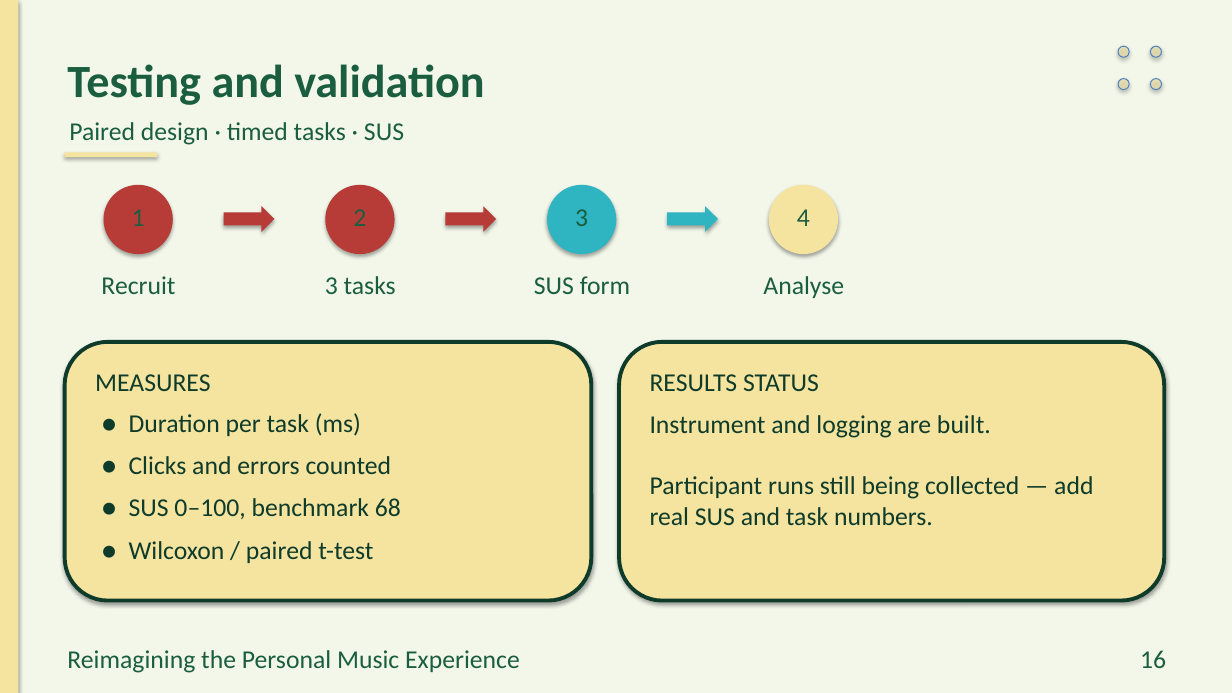
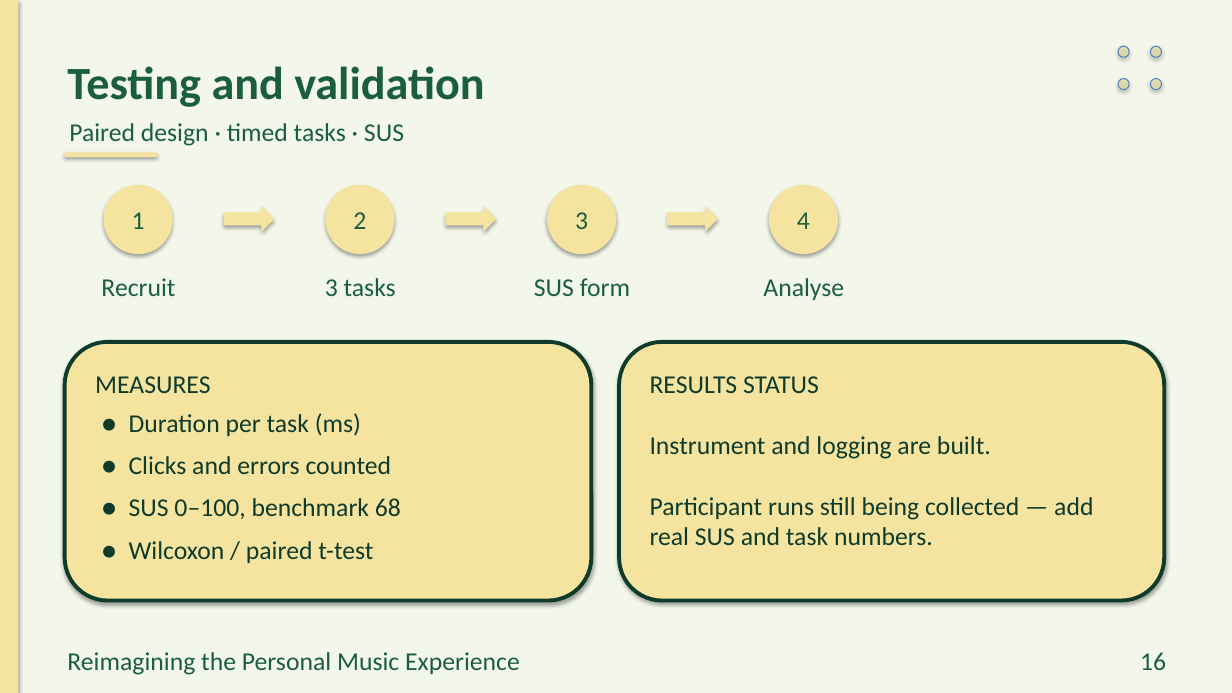
Before and after one commit to preet-kamdar/design-thinking-sem3, a slide deck: slide 16 of docs/Presentation.pptx. Drawn at 1232x693 pixels with LibreOffice and Linux fonts; fonts in the diff are those of the drawing. Boxes give left, top, right and bottom in pixels: in the first picture for what was removed or moved away, otherwise in the second. Text is boxed around its words. In the diff, an @@ line names an element or a change of style, - is before the commit and + after.

```diff
--- a/docs/Presentation.pptx
+++ b/docs/Presentation.pptx
@@ fill #B73B36 to #F5E3A0 in 4 elements at box(104, 185, 173, 254), box(224, 206, 274, 232), box(325, 185, 395, 254), box(445, 206, 496, 232) @@
@@ ellipse at box(547, 185, 616, 254): fill #2FB4C2 to #F5E3A0 @@
@@ right arrow at box(667, 206, 718, 232): fill #2FB4C2 to #F5E3A0 @@
@@ less space between paragraphs; vertical alignment top to middle in 8 elements at box(101, 278, 175, 296), box(325, 278, 396, 296), box(534, 278, 630, 296), box(763, 278, 844, 300), box(132, 212, 145, 229), box(353, 212, 366, 229), box(575, 212, 588, 229), box(797, 212, 810, 229) @@
@@ vertical alignment top to middle in 6 elements at box(67, 66, 484, 107), box(95, 376, 210, 393), box(650, 376, 819, 393), box(650, 436, 1093, 545), box(67, 652, 520, 675), box(1140, 652, 1166, 670) @@
```
Also in this commit, not shown: 19 other slides changed, 12 other files.
